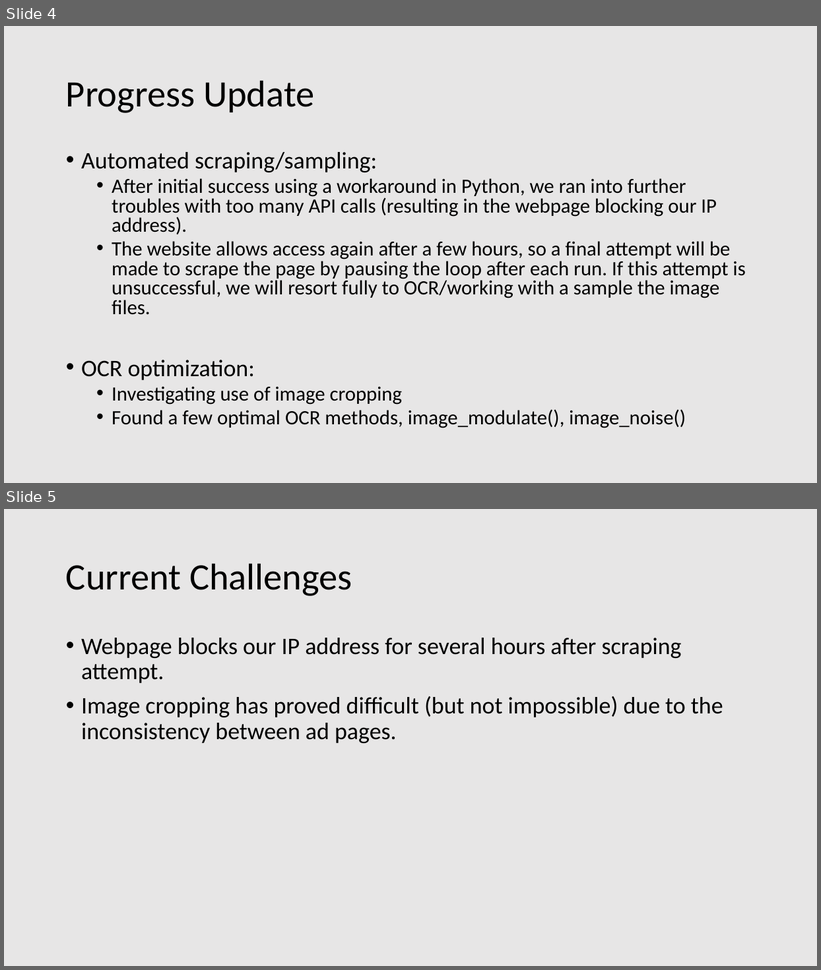
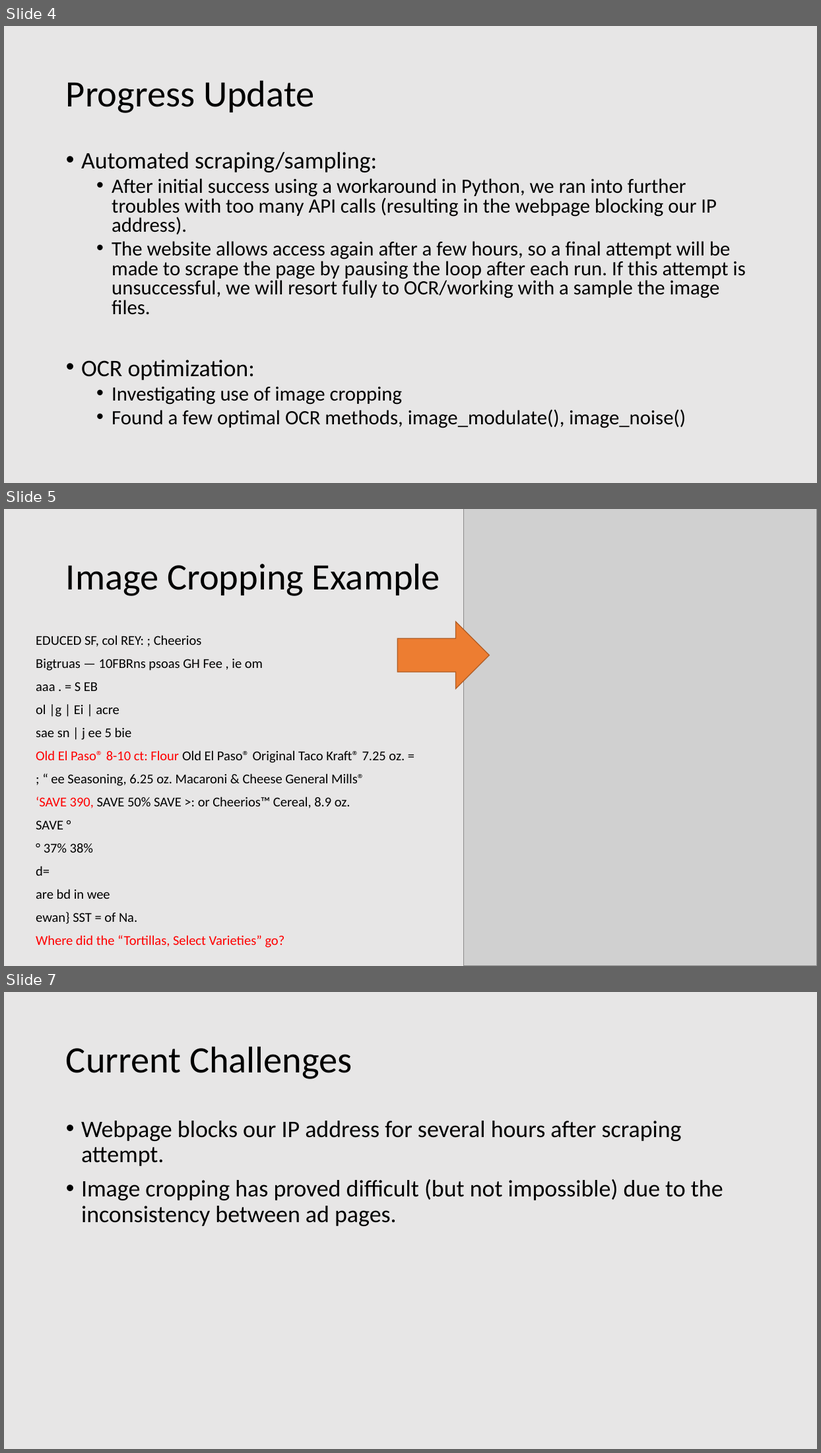
Before and after one commit to mckadet/STAT6080_Group_Project, a slide deck: Weekly Report Template.pptx. Shown one above the other, each under a label of ours: slides 4 and 5 before the commit, slides 4, 5 and 7 after it; the slides between them are not shown. The pictures are 821x970 and 821x1453 pixels, drawn with LibreOffice and Linux fonts; fonts in the diff are those of the drawing; grey boxes stand for pictures. Boxes give left, top, right and bottom in pixels: in the first picture for what was removed or moved away, otherwise in the second. Text is boxed around its words. In the diff, an @@ line names an element or a change of style, - is before the commit and + after.

```diff
--- a/Weekly Report Template.pptx
+++ b/Weekly Report Template.pptx
@@ slide 5 added at box(4, 509, 817, 966), background #E7E6E6 @@
@@ picture added at box(464, 509, 817, 966) @@
@@ title added at box(66, 563, 440, 596), 44 pt, text #000000 @@
+Image Cropping Example
@@ right arrow added at box(397, 622, 490, 689), fill #ED7D31, outline #AF5C24 1 pt @@
@@ text added at box(36, 635, 405, 948), 16 pt, text #000000 @@
+EDUCED SF, col REY: ; Cheerios
+Bigtruas — 10FBRns psoas GH Fee , ie om
+aaa . = S EB
+ol |g | Ei | acre
+sae sn | j ee 5 bie
+Old El Paso® 8-10 ct: Flour Old El Paso® Original Taco Kraft® 7.25 oz. =
+; “ ee Seasoning, 6.25 oz. Macaroni & Cheese General Mills®
+‘SAVE 390, SAVE 50% SAVE >: or Cheerios™ Cereal, 8.9 oz.
+SAVE °
+° 37% 38%
+d=
+are bd in wee
+ewan} SST = of Na.
+Where did the “Tortillas, Select Varieties” go?
@@ what was slide 5 is now slide 7 @@
```
Also in this commit, not shown: 1 other slide added, 1 other file.
